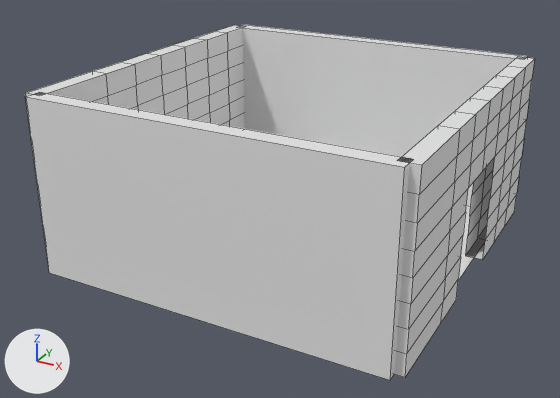
What one commit did to the Blender file The Interior/Assets/Blender/R2A.blend.
The view is the same before and after, from a camera (50 mm lens) standing at (19.3, -37.3, 20.9) and looking at (-0.5, -1.4, 3.0). Lighting does not change. The marker at lower left points along +X, +Y and +Z. Mesh edges are drawn as thin lines.

The scene before the commit, as lines of its bpy script (objects in view):
```python
me_cube_004 = bpy.data.meshes.new('Cube.004')
me_cube_004.from_pydata(...)  # 144 vertices, 142 faces; spans x -1.0..1.0, y -1.0..1.0, z -1.0..1.0
me_cube_005 = bpy.data.meshes.new('Cube.005')
me_cube_005.from_pydata(...)  # 134 vertices, 125 faces; spans x -1.0..1.0, y -1.0..1.0, z -1.0..1.0
me_plane = bpy.data.meshes.new('Plane')
me_plane.from_pydata([(-1.0, -1.0, 0.0), (1.0, -1.0, 0.0), (-1.0, 1.0, 0.0), (1.0, 1.0, 0.0)], [], [(0, 1, 3, 2)])
ob_floor = bpy.data.objects.new('Floor', me_plane)
ob_floor.location = (0.0, 0.0, 0.0)
ob_floor.scale = (10.0, 10.0, 1.0)
ob_wall_002 = bpy.data.objects.new('Wall.002', me_cube_004)
ob_wall_002.location = (-10.0, 0.0, 5.0)
ob_wall_002.rotation_euler = (0.0, 0.0, 1.571)  # degrees (0, 0, 90)
ob_wall_002.scale = (10.0, 0.5, 5.0)
ob_wall_003 = bpy.data.objects.new('Wall.003', me_cube_005)
ob_wall_003.location = (10.0, 0.0, 5.0)
ob_wall_003.rotation_euler = (0.0, 0.0, 1.571)  # degrees (0, 0, 90)
ob_wall_003.scale = (10.0, 0.5, 5.0)
# also in view: 'Wall.001' at (0.0, -10.0, 5.0); 'Wall' at (0.0, 10.0, 5.0)
```
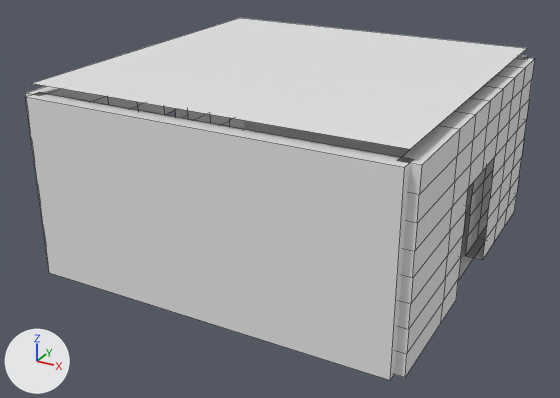
What differs and where, as boxes [x1, y1, x2, y2] in the pictures (560 x 398 px):
'Floor.001', added
    after: [32, 18, 527, 149]
'Wall.002', reshaped
    before: [25, 25, 246, 128]
    after: [394, 57, 535, 378]
'Wall', unchanged, covered by the edit
    before: [241, 25, 528, 206]
    after: [244, 55, 528, 206]
'Wall.003', unchanged, covered by the edit
    before: [394, 57, 535, 378]
    after: [25, 86, 244, 128]

Edits to the bpy script that builds the scene:
```text
Change ob_wall_002:
    ob_wall_002: bpy.data.objects.new('Wall.002', me_cube_004) -> bpy.data.objects.new('Wall.002', me_cube_005)
Add ob_floor_001:
    ob_floor_001 = bpy.data.objects.new('Floor.001', me_plane.copy())  # the mesh of ob_floor
    ob_floor_001.location = (0.0, 0.0, 10.57)
    ob_floor_001.scale = (10.0, 10.0, 1.0)
```
